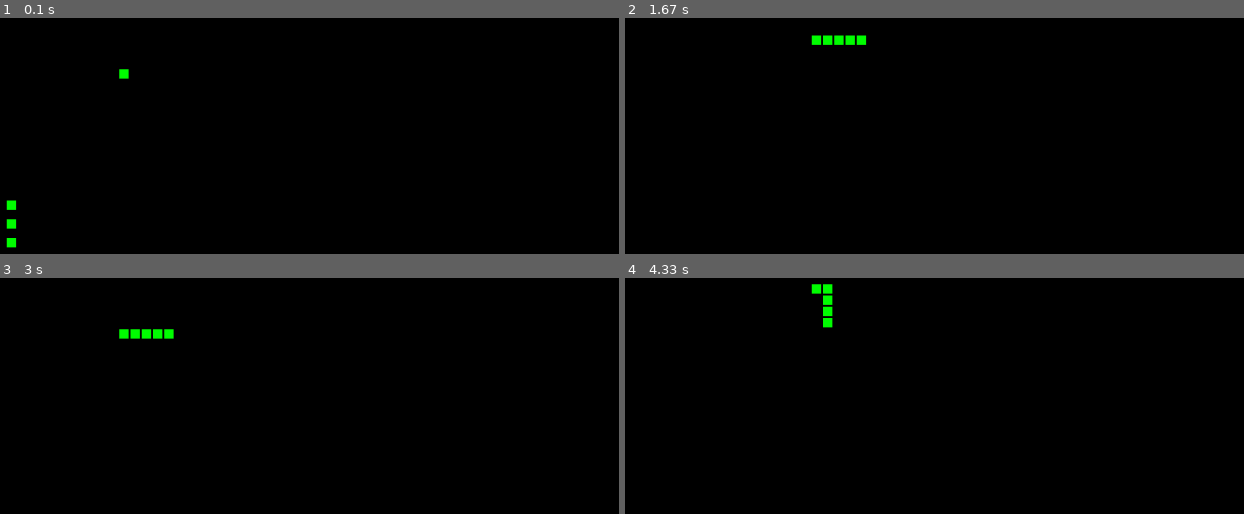
Above: before the commit, frames 1-4 (two rows, left to right).
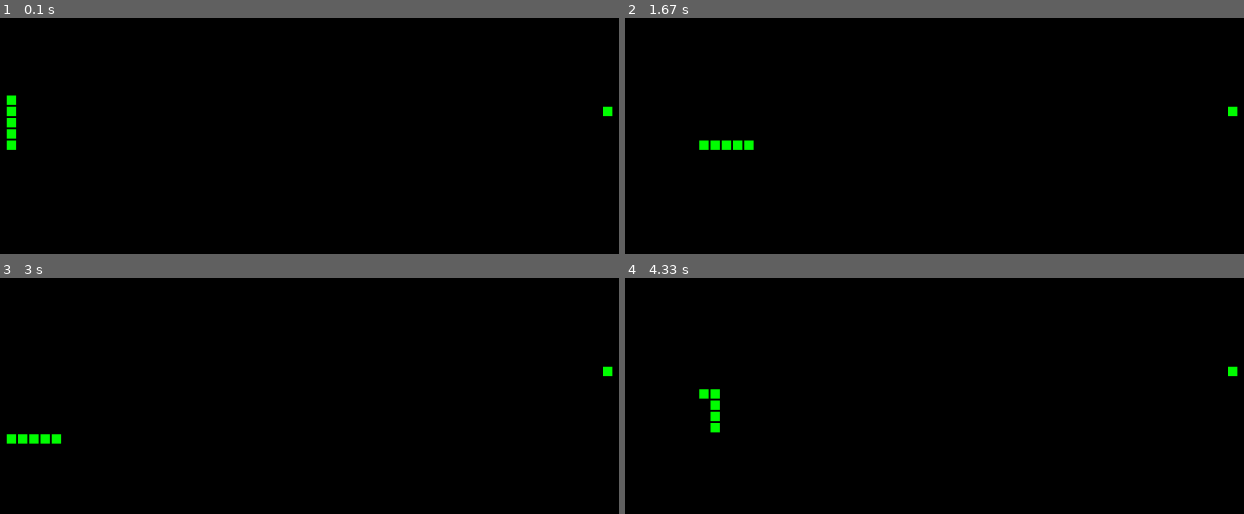
Above: after the commit, the same moments.

Repository: pppppwj/pygame_study
Game: pygame game, started from snake/snake.py
Two runs of this game, one before a commit and one after it. Both use one fixed random seed, a clock stepped at 60 frames per second and the inputs below.
Inputs:
- Up to frame 1 (0.1 s): no input
- Up to frame 2 (1.67 s): hold Right 0.33-0.8 s; hold Up 0.83-1.13 s; hold Right 1.17-1.63 s
- Up to frame 3 (3 s): hold Left 1.67-2.2 s; hold Down 2.23-2.53 s; hold Left 2.57-2.97 s
- Up to frame 4 (4.33 s): hold Up 3-3.37 s; hold Right 3.4-4.03 s; hold Down from 4.07 s (still down)

The runs differ from the first frame. In frame 1, 0.7% of the frame differs, in the area x 0-100%, y 21-98%; in frame 2, 0.8%, in the area x 11-100%, y 7-56%; in frame 3, 0.8%; in frame 4, 0.8%.

Commit message:
Update snake.py

Diff:
--- a/snake/snake.py
+++ b/snake/snake.py
@@ -21,7 +21,7 @@
 
 #moving speed
 x_change = 0
-y_change = 0
+y_change = (grid_margin+grid_height)
 
 class unit(pygame.sprite.Sprite):
     #def init
@@ -38,8 +38,8 @@
 
 
     def reset_pos(self):
-        self.rect.x = random.randrange(0, n)
-        self.rect.y = random.randrange(0, m)
+        self.rect.x = random.randrange(0, n)*(grid_margin+grid_width)
+        self.rect.y = random.randrange(0, m)*(grid_margin+grid_height)
 
     def update(self):
         #self.rect.x += x_change
@@ -63,20 +63,21 @@
 
 x = random.randrange(0, n)
 y = random.randrange(0, m)
-head = unit(y*(grid_margin+grid_width),x*(grid_height+grid_width))
+head = unit(x*(grid_margin+grid_width),y*(grid_height+grid_margin))
 snake.append(head)
 snake_sprites_list.add(head)
 
 
 x_target = random.randrange(0, n)
 y_target = random.randrange(0, m)
-target = unit(y_target*(grid_margin+grid_width),x_target*(grid_height+grid_width))
+
+target = unit(x_target*(grid_margin+grid_width),y_target*(grid_height+grid_margin))
 target_list.add(target)
 
 
 for i in range(4):
     y-=1
-    body = unit(x*(grid_margin+grid_width),y*(grid_height+grid_width))
+    body = unit(x*(grid_margin+grid_width),y*(grid_height+grid_margin))
     snake.append(body)
     snake_sprites_list.add(body)
 
